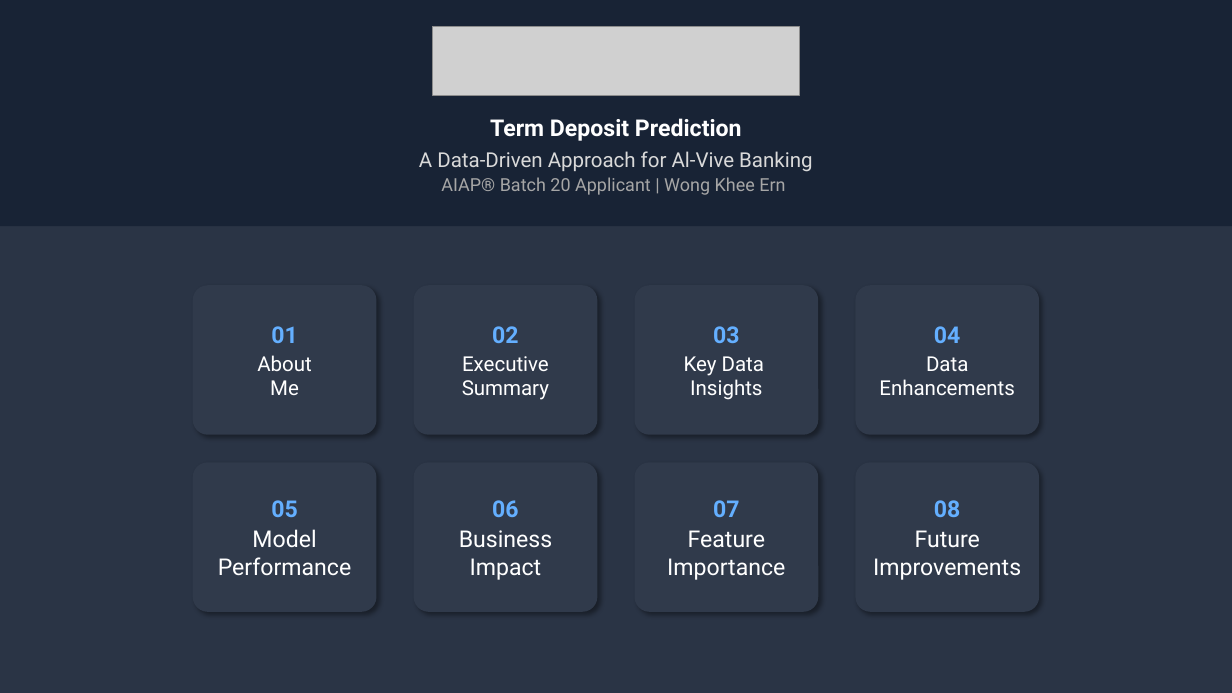
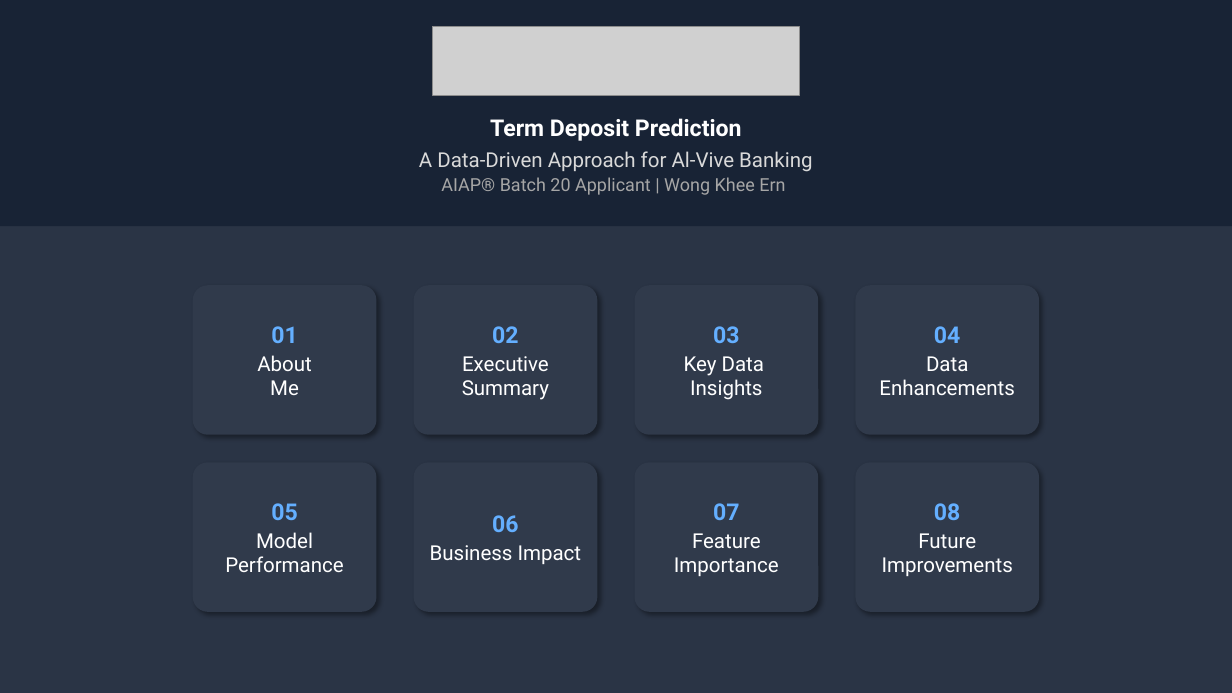
Before and after one commit to KheeErnWong/aiap20-presentation, a slide deck: slide 1 of AIAP20-Presentation.pptm. Drawn at 1232x693 pixels with LibreOffice and Linux fonts; fonts in the diff are those of the drawing; grey boxes stand for pictures. Boxes give left, top, right and bottom in pixels: in the first picture for what was removed or moved away, otherwise in the second. Text is boxed around its words. In the diff, an @@ line names an element or a change of style, - is before the commit and + after.

```diff
--- a/AIAP20-Presentation.pptm
+++ b/AIAP20-Presentation.pptm
@@ text in rounded rectangle at [225,532,343,572]: size 18 to 16 pt in "Model Performance" @@
@@ text in rounded rectangle at [674,533,779,576]: size 18 to 16 pt in "Feature Importance" @@
@@ text in rounded rectangle at [882,533,1013,576]: size 18 to 16 pt @@
@@ text in rounded rectangle at [430,545,582,564]: size 18 to 16 pt in "Business Impact" @@
```
Also in this commit, not shown: 5 other slides changed.
